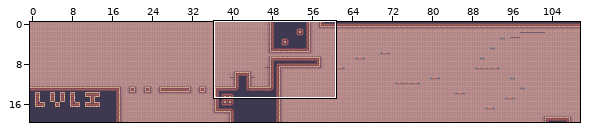
Two versions of a level (Tiled map, pixelholdersPlatformer/assets/level1.tmx). Above: a wide view before the commit, with the close-up outlined.
Close-up. As it was:
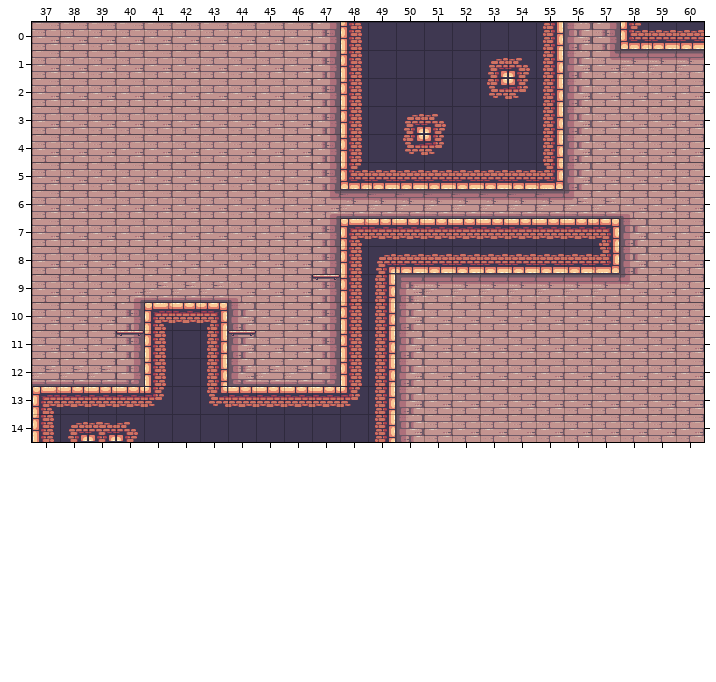
Cells are 32x32 px. Shown: x 37..60, y 0..14. The commit also changed other parts of the map, which this record leaves out.
Once edited:
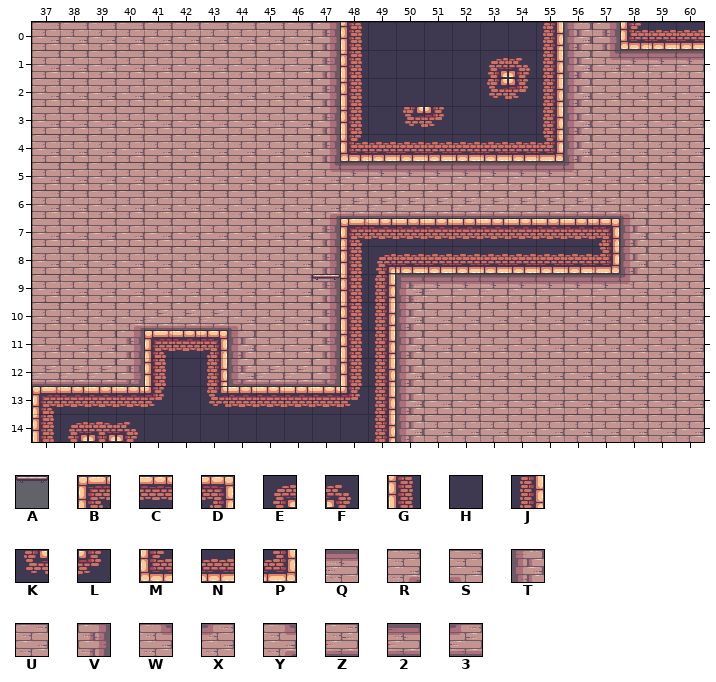
Key: from "decorations": A 12; from "terrain": B 20, C 21, D 22, E 26, F 27, G 39, H 40, J 41, K 45, L 46, M 58, N 59, P 60, Q 135, R 140, S 141, T 153, U 154, V 155, W 159, X 160, Y 163, Z 173, 2 211, 3 217.
_ is an empty cell, . an unchanged one.
Edits made:
--- layer "Environment"
@@ x 47..56 @@
- 3 ...EF.....
- 4 .GHKLHHHJ.
- 5 VMNNNNNNPT
- 6 Y222222223
+ 3 ...KL.....
+ 4 .MNNNNNNP.
+ 5 WQQQQQQQQX
+ 6 RZZZZZZZZZ
@@ x 40..44 @@
- 9 RZZZS
-10 VBCDT
-11 .GHJ.
+ 9 UUUUU
+10 RZZZS
+11 .BCD.
--- layer "Decorations"
@@ x 40..44 @@
-11 A...A
+11 _..._
Boxes around the changes in both close-ups, in picture pixels (x1, y1, x2, y2):
changed: (312, 107, 591, 203)
changed: (116, 275, 256, 358)
